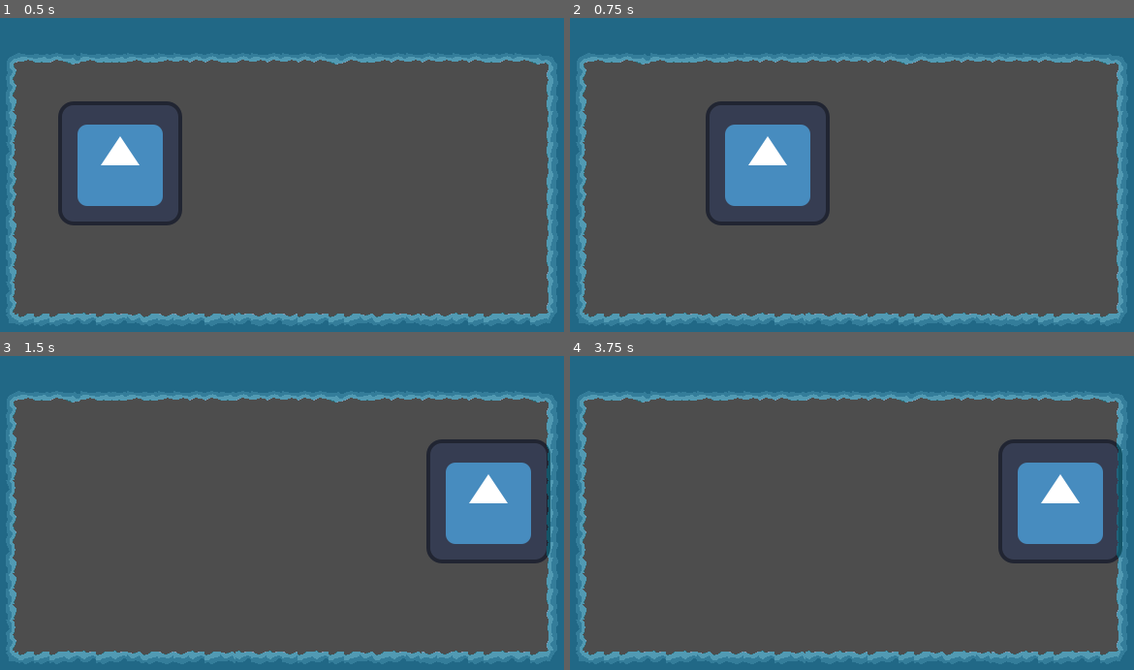
Above: before the commit, frames 1-4 (two rows, left to right).
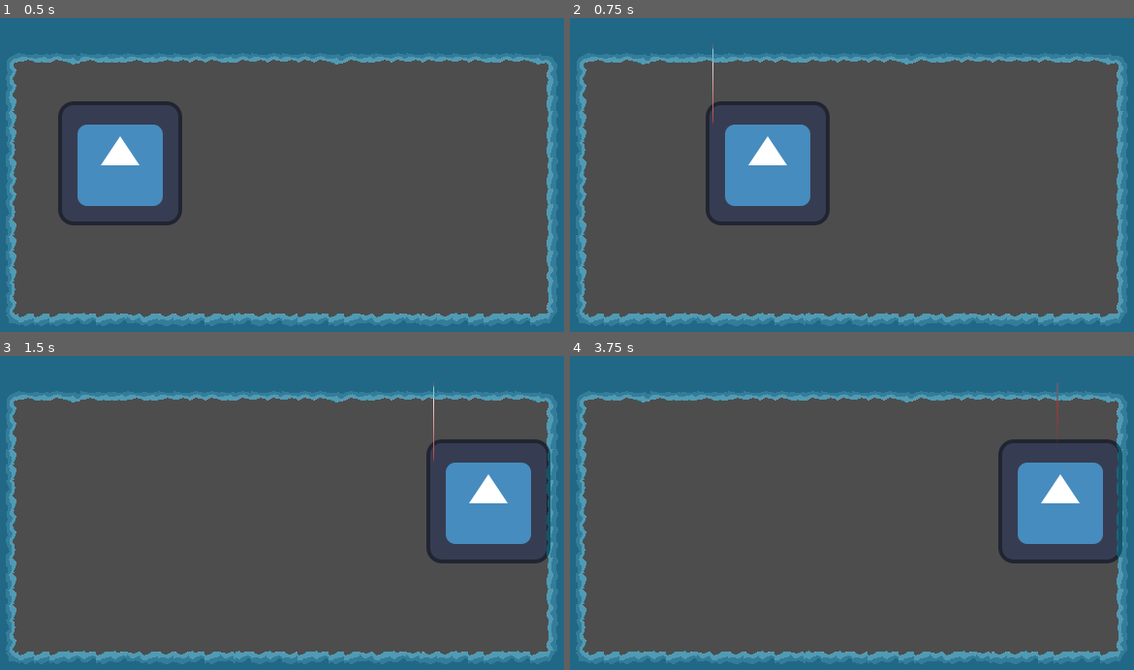
Above: after the commit, the same moments.

Repository: sthoni/winter_melonJam2023
Game: Godot game, scene res://level.tscn
Same seed, same stepped clock (60 frames per second), same inputs: the game is played once before the commit and once after it. Before the commit the project has no main scene; this scene is started directly in both runs. The engine's default icon, where the game draws it, is replaced by a stand-in: a white triangle on a blue panel in a dark square.
Inputs (mouse positions are in pixels of both pictures, inside the frame that each line leads up to):
- Up to frame 1 (0.5 s): no input
- Up to frame 2 (0.75 s): tap Enter (ui_accept) at 0.5 s; move the mouse to (987, 175) at 0.52 s; hold D (ui_right) from 0.53 s (still down); tap Space (ui_shoot, bound only after the commit) at 0.6 s
- Up to frame 3 (1.5 s): keep holding D (ui_right); tap Enter (ui_accept) at 0.77 s; move the mouse to (157, 547) at 1.27 s; tap Space (ui_shoot, bound only after the commit) at 1.35 s
- Up to frame 4 (3.75 s): tap Enter (ui_accept) at 1.52, 2, 3.02 s; move the mouse to (914, 453) at 2.02 s; release D (ui_right) at 2.03 s; hold A (ui_left) 2.03-2.78 s; tap Space (ui_shoot, bound only after the commit) at 2.1, 2.85, 3.6 s; move the mouse to (823, 600) at 2.77 s; hold D (ui_right) from 2.78 s (still down); move the mouse to (1038, 582) at 3.52 s

Frame 1 is identical in both runs. In frame 2, less than 0.1% of the frame differs, in the area x 25-26%, y 8-34%; in frame 3, less than 0.1%; in frame 4, less than 0.1%, in the area x 86-87%, y 8-24%.

Commit message:
added charm bullets

Diff:
--- a/CharacterBody2D.gd
+++ b/CharacterBody2D.gd
@@ -2,6 +2,8 @@
 
 @export var speed = 400 # speed in pixels/sec
 @export var rotation_speed = 1.5
+@onready var Bullet = preload("res://projectile.tscn")
+#@export var Bullet : PackedScene
 var target = Vector2.ZERO
 var rotation_direction = 0
 var enchanted = false
@@ -17,6 +19,11 @@
 	var rots = STANDARD_ROT_SPEED * magicspell()
 	return rots
 
+func shoot():
+	var b = Bullet.instantiate()
+	owner.owner.add_child(b)
+	b.transform = $Wand.global_transform
+
 func get_input():
 	#rotation_direction = Input.get_axis("left", "right")
 	#velocity = transform.x * Input.get_axis("down", "up") * speed
@@ -25,6 +32,8 @@
 	enchanted = Input.is_action_pressed("ui_enchant")
 	var input_direction = Input.get_vector("ui_left", "ui_right", "ui_up", "ui_down")
 	velocity = input_direction * speed
+	if Input.is_action_just_pressed("ui_shoot"):
+		shoot()
 
 func _physics_process(delta):
 	get_input()
--- a/character.tscn
+++ b/character.tscn
@@ -11,6 +11,11 @@
 [node name="CharacterBody2D" type="CharacterBody2D" parent="."]
 script = ExtResource("1_4q0yo")
 
+[node name="Wand" type="Marker2D" parent="CharacterBody2D"]
+position = Vector2(0, -65)
+scale = Vector2(-1.64569, 15.6922)
+gizmo_extents = 37.0
+
 [node name="Icon" type="Sprite2D" parent="CharacterBody2D"]
 position = Vector2(3, 0)
 texture = ExtResource("1_w23ju")
--- a/project.godot
+++ b/project.godot
@@ -11,6 +11,7 @@
 [application]
 
 config/name="winter_melonJam"
+run/main_scene="res://level.tscn"
 config/features=PackedStringArray("4.2", "GL Compatibility")
 config/icon="res://icon.svg"
 
@@ -66,6 +67,11 @@
 "events": [Object(InputEventKey,"resource_local_to_scene":false,"resource_name":"","device":-1,"window_id":0,"alt_pressed":false,"shift_pressed":false,"ctrl_pressed":false,"meta_pressed":false,"pressed":false,"keycode":0,"physical_keycode":69,"key_label":0,"unicode":101,"echo":false,"script":null)
 ]
 }
+ui_shoot={
+"deadzone": 0.5,
+"events": [Object(InputEventKey,"resource_local_to_scene":false,"resource_name":"","device":-1,"window_id":0,"alt_pressed":false,"shift_pressed":false,"ctrl_pressed":false,"meta_pressed":false,"pressed":false,"keycode":0,"physical_keycode":32,"key_label":0,"unicode":32,"echo":false,"script":null)
+]
+}
 
 [rendering]
 
--- /dev/null
+++ b/projectile.gd
@@ -0,0 +1,11 @@
+extends Area2D
+
+var speed = 150
+
+func _physics_process(delta):
+	position += - transform.y * speed * delta
+
+func _on_Bullet_body_entered(body):
+	#if body.is_in_group("mobs"):
+		#body.queue_free()
+	queue_free()
--- /dev/null
+++ b/projectile.tscn
@@ -0,0 +1,23 @@
+[gd_scene load_steps=4 format=3 uid="uid://pcian72metwo"]
+
+[ext_resource type="Script" path="res://projectile.gd" id="1_5oisb"]
+[ext_resource type="Texture2D" uid="uid://lfrs3mdbf277" path="res://assets/projectile_test.png" id="2_fyv4i"]
+
+[sub_resource type="RectangleShape2D" id="RectangleShape2D_huajg"]
+size = Vector2(6, 48)
+
+[node name="Node2D" type="Node2D"]
+scale = Vector2(0.1, 0.1)
+
+[node name="Area2D" type="Area2D" parent="."]
+scale = Vector2(0.1, 0.098)
+script = ExtResource("1_5oisb")
+
+[node name="ProjectileTest" type="Sprite2D" parent="Area2D"]
+position = Vector2(0, 6)
+texture = ExtResource("2_fyv4i")
+
+[node name="CollisionShape2D" type="CollisionShape2D" parent="Area2D"]
+position = Vector2(0, 6)
+scale = Vector2(1.00962, 1)
+shape = SubResource("RectangleShape2D_huajg")
Binary file added: assets/projectile_test.png
Not shown, added: assets/projectile_test.png.import
